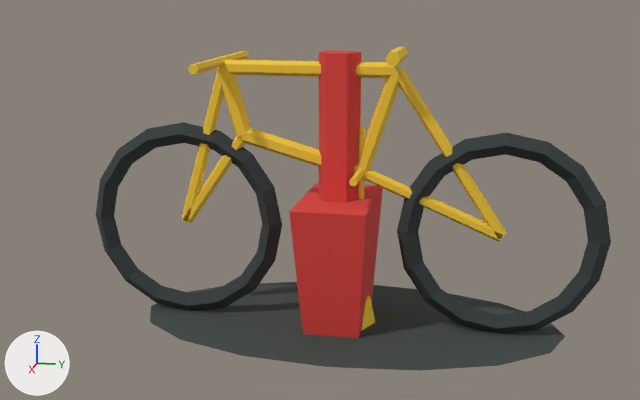
Before and after pictures for a commit that changed the glTF model contrib/workout-game-assets/generated/WG_RiderBike.glb.
Both versions are drawn from a camera (50 mm lens) standing at (3.07, 0.54, 1.24) and looking at (-0.01, -0.07, 0.46). The axes (+X, +Y, +Z) are drawn at lower left. The lights are the same throughout. The older version comes first. Where no turn or scale is listed for an object, it has been applied to the vertices. Vertices at exactly the same position are counted once.

Before the edit, the objects in view are built like this:
```python
ob_geo_crank_lod0 = bpy.data.objects.new('GEO_Crank_LOD0', me_geo_crank_lod0)
ob_geo_crank_lod0.location = (0.0, 0.0, 0.0)
ob_geo_frame_lod0 = bpy.data.objects.new('GEO_Frame_LOD0', me_geo_frame_lod0)
ob_geo_frame_lod0.location = (0.0, 0.0, 0.0)
ob_geo_frontwheel_lod0 = bpy.data.objects.new('GEO_FrontWheel_LOD0', me_geo_frontwheel_lod0)
ob_geo_frontwheel_lod0.location = (0.0, 0.0, 0.0)
ob_geo_limb_lod0 = bpy.data.objects.new('GEO_Limb_LOD0', me_geo_limb_lod0)
ob_geo_limb_lod0.location = (0.0, 0.0, 0.0)
ob_geo_rearwheel_lod0 = bpy.data.objects.new('GEO_RearWheel_LOD0', me_geo_rearwheel_lod0)
ob_geo_rearwheel_lod0.location = (0.0, 0.0, 0.0)
# also in view: 'GEO_Torso_LOD0' at (0.0, 0.0, 0.24); 'GEO_Shadow_LOD0' at (0.0, 0.04, 0.01)
```
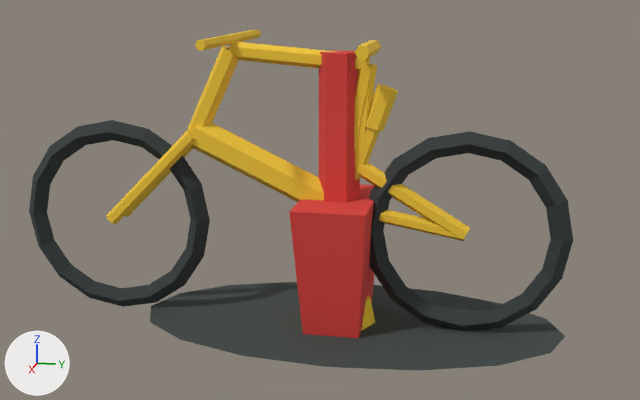
Where the change shows, as pixel boxes (x1, y1, x2, y2) in the pictures (640 x 400 px):
'GEO_RearWheel_LOD0', moved
    before: (397, 133, 611, 333)
    after: (369, 131, 573, 330)
'GEO_FrontWheel_LOD0', moved
    before: (96, 122, 282, 310)
    after: (29, 120, 210, 307)
'GEO_Frame_LOD0', deleted (yellow)
    before: (182, 47, 507, 242)
'GEO_MainFrame_LOD0', added (yellow)
    after: (188, 30, 381, 202)
'GEO_Swingarm_LOD0', added (yellow)
    after: (355, 163, 470, 241)
'GEO_Fork_LOD0', added
    after: (107, 47, 229, 224)
'GEO_RearShock_LOD0', added (yellow)
    after: (362, 84, 398, 165)
'GEO_Crank_LOD0', moved (not visible afterwards)
    before: (349, 127, 365, 200)

What changed in the scene script:
```text
Change me_geo_crank_lod0:
    used by ob_geo_crank_lod0; location = (0.0, 0.0, 0.0)
    remove me_geo_crank_lod0.from_pydata(...)  # 28 vertices, 48 faces; spans x -0.18..0.18, y 0.065..0.095, z 0.42..0.74
    add me_geo_crank_lod0.from_pydata(...)  # 28 vertices, 48 faces; spans x -0.18..0.18, y -0.015..0.015, z 0.29..0.61
    me_geo_crank_lod0 part 1: the whole mesh is moved by (0.0, -0.08, -0.13)
Change me_geo_frontwheel_lod0:
    used by ob_geo_frontwheel_lod0; location = (0.0, 0.0, 0.0)
    remove me_geo_frontwheel_lod0.from_pydata(...)  # 64 vertices, 128 faces; spans x -0.038..0.038, y -0.948..-0.212, z 0.0..0.737
    add me_geo_frontwheel_lod0.from_pydata(...)  # 64 vertices, 128 faces; spans x -0.038..0.038, y -1.226..-0.49, z 0.0..0.737
    me_geo_frontwheel_lod0 part 2: the whole mesh is moved by (0.0, -0.278, 0.0)
Change me_geo_rearwheel_lod0:
    used by ob_geo_rearwheel_lod0; location = (0.0, 0.0, 0.0)
    remove me_geo_rearwheel_lod0.from_pydata(...)  # 64 vertices, 128 faces; spans x -0.038..0.038, y 0.212..0.948, z 0.0..0.737
    add me_geo_rearwheel_lod0.from_pydata(...)  # 64 vertices, 128 faces; spans x -0.038..0.038, y 0.087..0.823, z 0.0..0.737
    me_geo_rearwheel_lod0 part 3: the whole mesh is moved by (0.0, -0.125, 0.0)
Add me_geo_swingarm_lod0:
    me_geo_swingarm_lod0.from_pydata(...)  # 39 vertices, 72 faces; spans x -0.026..0.026, y -0.023..0.47, z 0.343..0.626
    me_geo_swingarm_lod0.materials.append(mat_mat_bike_yellow)  # yellow #f1c738
Add me_geo_rearshock_lod0:
    me_geo_rearshock_lod0.from_pydata(...)  # 27 vertices, 48 faces; spans x -0.033..0.033, y 0.045..0.206, z 0.591..0.893
    me_geo_rearshock_lod0.materials.append(mat_mat_bike_yellow)  # yellow #f1c738
Add me_geo_mainframe_lod0:
    me_geo_mainframe_lod0.from_pydata(...)  # 93 vertices, 168 faces; spans x -0.34..0.34, y -0.564..0.132, z 0.396..1.056
    me_geo_mainframe_lod0.materials.append(mat_mat_bike_yellow)  # yellow #f1c738
Add me_geo_fork_lod0:
    me_geo_fork_lod0.from_pydata(...)  # 42 vertices, 72 faces; spans x -0.077..0.077, y -0.876..-0.362, z 0.351..1.013
    me_geo_fork_lod0.materials.append(mat_mat_bike_yellow)  # yellow #f1c738
Remove ob_geo_frame_lod0:
    ob_geo_frame_lod0 = bpy.data.objects.new('GEO_Frame_LOD0', me_geo_frame_lod0)
    ob_geo_frame_lod0.location = (0.0, 0.0, 0.0)
Add ob_geo_swingarm_lod0:
    ob_geo_swingarm_lod0 = bpy.data.objects.new('GEO_Swingarm_LOD0', me_geo_swingarm_lod0)
    ob_geo_swingarm_lod0.location = (0.0, 0.0, 0.0)
Add ob_geo_rearshock_lod0:
    ob_geo_rearshock_lod0 = bpy.data.objects.new('GEO_RearShock_LOD0', me_geo_rearshock_lod0)
    ob_geo_rearshock_lod0.location = (0.0, 0.0, 0.0)
Add ob_geo_mainframe_lod0:
    ob_geo_mainframe_lod0 = bpy.data.objects.new('GEO_MainFrame_LOD0', me_geo_mainframe_lod0)
    ob_geo_mainframe_lod0.location = (0.0, 0.0, 0.0)
Add ob_geo_fork_lod0:
    ob_geo_fork_lod0 = bpy.data.objects.new('GEO_Fork_LOD0', me_geo_fork_lod0)
    ob_geo_fork_lod0.location = (0.0, 0.0, 0.0)
```
